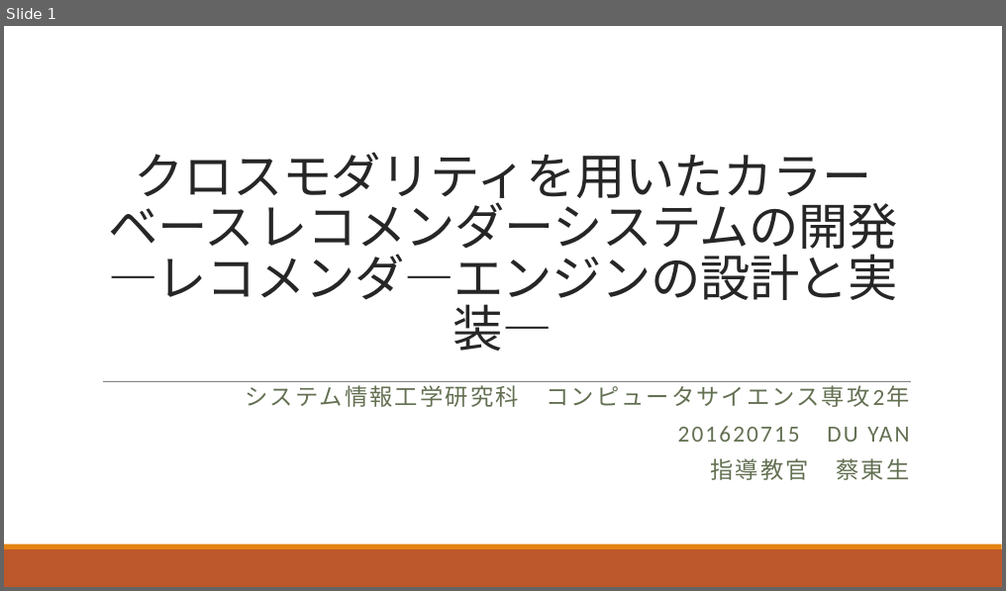
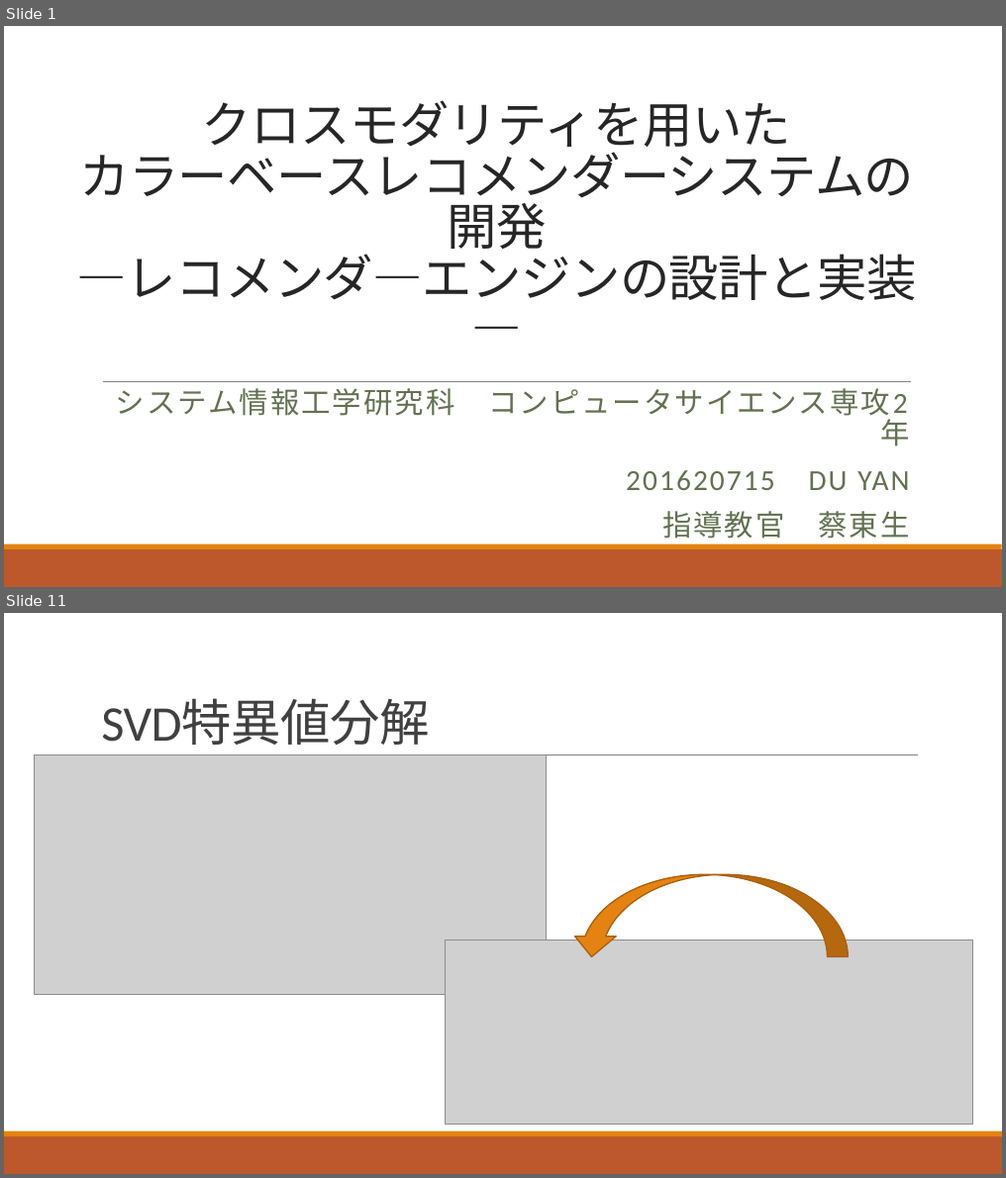
Before and after one commit to we333/m2_paper, a slide deck: 提交材料/プレゼンテーション.pptx. Shown one above the other, each under a label of ours: slide 1 before the commit, slides 1 and 11 after it; the slides between them are not shown. The pictures are 1006x591 and 1006x1178 pixels, drawn with LibreOffice and Linux fonts; fonts in the diff are those of the drawing; grey boxes stand for pictures. Boxes give left, top, right and bottom in pixels: in the first picture for what was removed or moved away, otherwise in the second. Text is boxed around its words. In the diff, an @@ line names an element or a change of style, - is before the commit and + after.

```diff
--- a/提交材料/プレゼンテーション.pptx
+++ b/提交材料/プレゼンテーション.pptx
@@ slide 11 added at bbox=[4, 613, 1002, 1174], background #FFFFFF; not listed: 2 template elements that a slide beside it also shows @@
@@ title added at bbox=[101, 700, 429, 745], 48 pt, text #404040 @@
+SVD特異値分解
@@ picture added at bbox=[34, 756, 546, 994] @@
@@ line added from (102, 756) to (918, 756), #808080 0.5 pt @@
@@ curved up arrow added at bbox=[570, 875, 847, 958], fill #E48312, outline #A9610D 1.25 pt @@
@@ picture added at bbox=[445, 940, 972, 1124] @@
@@ slide 1 changed as well @@
@@ title at bbox=[77, 100, 917, 300]: spaces changed @@
-クロスモダリティを用いたカラーベース レコメンダーシステムの開発
-―レコメンダ―エンジンの設計と実装―
+クロスモダリティを用いた
+カラーベースレコメンダーシステムの開発
+―レコメンダ―エンジンの設計と実装―
@@ subtitle "システム情報工学研究科 コンピュータサイエンス専攻2年" at bbox=[116, 388, 909, 545]: size 22.2 to 28 pt; line spacing 0.8 to 0.9 @@
```
Also in this commit, not shown: 37 other slides added, 1 slide removed, 2 other files.
